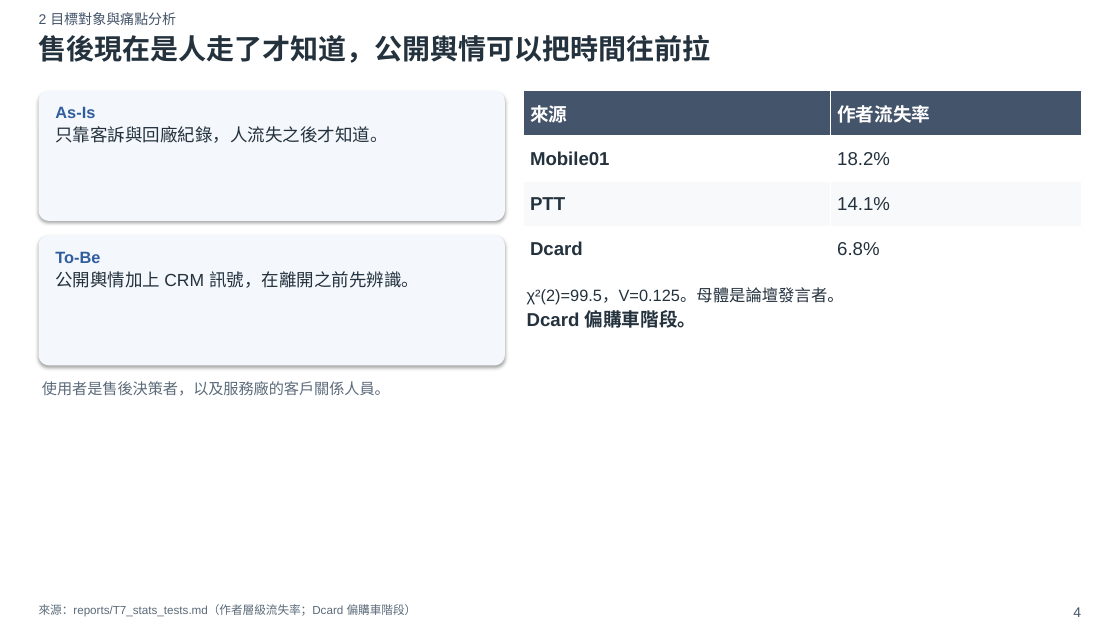
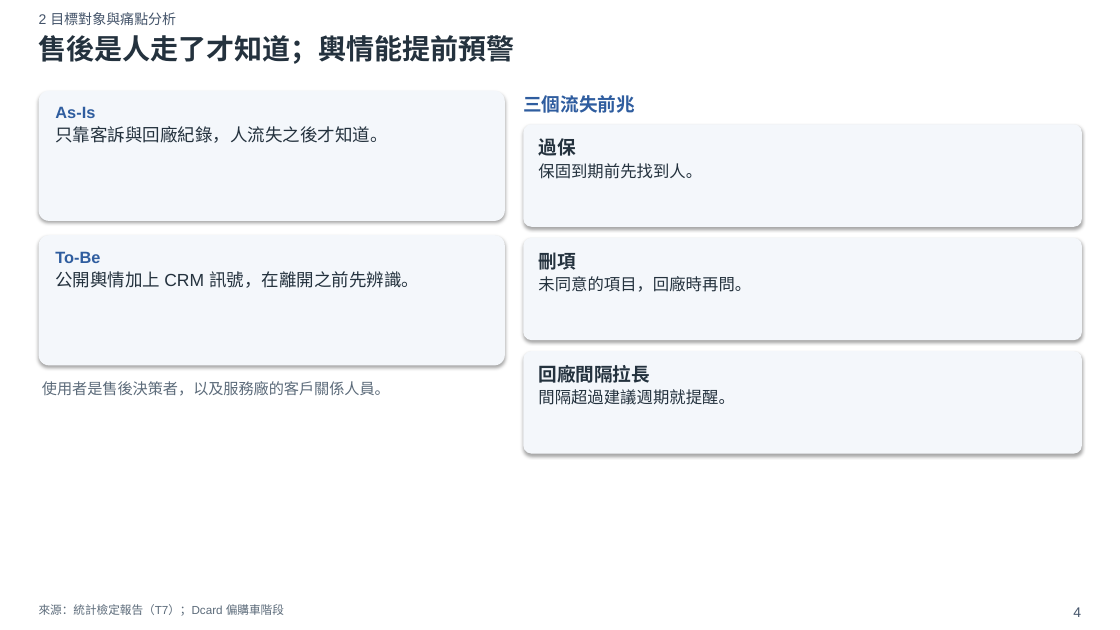
Before and after one commit to xxx789666/hotai-ai-hackathon-lexus, a slide deck: slide 4 of deck/初賽簡報_v0.pptx. Drawn at 1120x630 pixels with LibreOffice and Linux fonts; fonts in the diff are those of the drawing. Boxes give left, top, right and bottom in pixels: in the first picture for what was removed or moved away, otherwise in the second. Text is boxed around its words. In the diff, an @@ line names an element or a change of style, - is before the commit and + after.

```diff
--- a/deck/初賽簡報_v0.pptx
+++ b/deck/初賽簡報_v0.pptx
@@ text at <box>39,35,515,64</box>: text changed @@
-售後現在是人走了才知道，公開輿情可以把時間往前拉
+售後是人走了才知道；輿情能提前預警
@@ table removed at <box>523,91,1082,271</box>, 4 rows, 2 columns @@
-來源 | 作者流失率
-Mobile01 | 18.2%
-PTT | 14.1%
-Dcard | 6.8%
@@ text added at <box>523,95,635,113</box>, 16 pt, text #2F5D9F, bold @@
+三個流失前兆
@@ rounded rectangle added at <box>523,124,1082,227</box>, fill #F4F7FB @@
@@ text added at <box>538,138,702,179</box>, 14 pt, text #24323E @@
+過保
+保固到期前先找到人。
@@ rounded rectangle added at <box>523,238,1082,340</box>, fill #F4F7FB @@
@@ text added at <box>538,252,751,292</box>, 14 pt, text #24323E @@
+刪項
+未同意的項目，回廠時再問。
@@ text removed at <box>527,288,844,328</box> @@
-χ²(2)=99.5，V=0.125。母體是論壇發言者。
-Dcard 偏購車階段。
@@ rounded rectangle added at <box>523,351,1082,454</box>, fill #F4F7FB @@
@@ text added at <box>538,365,735,405</box>, 14 pt, text #24323E @@
+回廠間隔拉長
+間隔超過建議週期就提醒。
@@ text at <box>39,604,284,616</box>: text changed @@
-來源：reports/T7_stats_tests.md（作者層級流失率；Dcard 偏購車階段）
+來源：統計檢定報告（T7）；Dcard 偏購車階段
```
Also in this commit, not shown: 19 other slides changed, 2 slides added, 33 other files.
